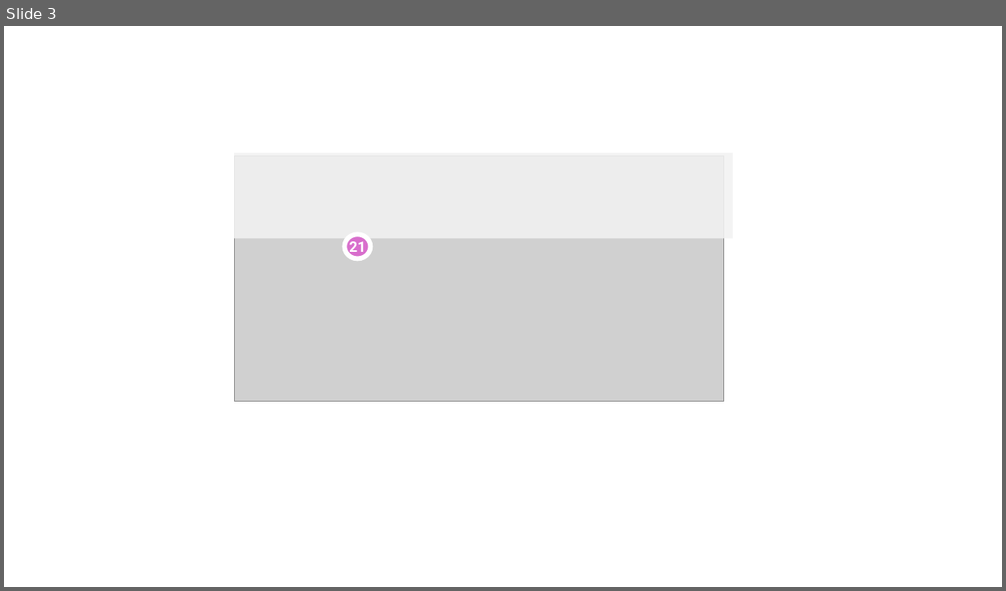
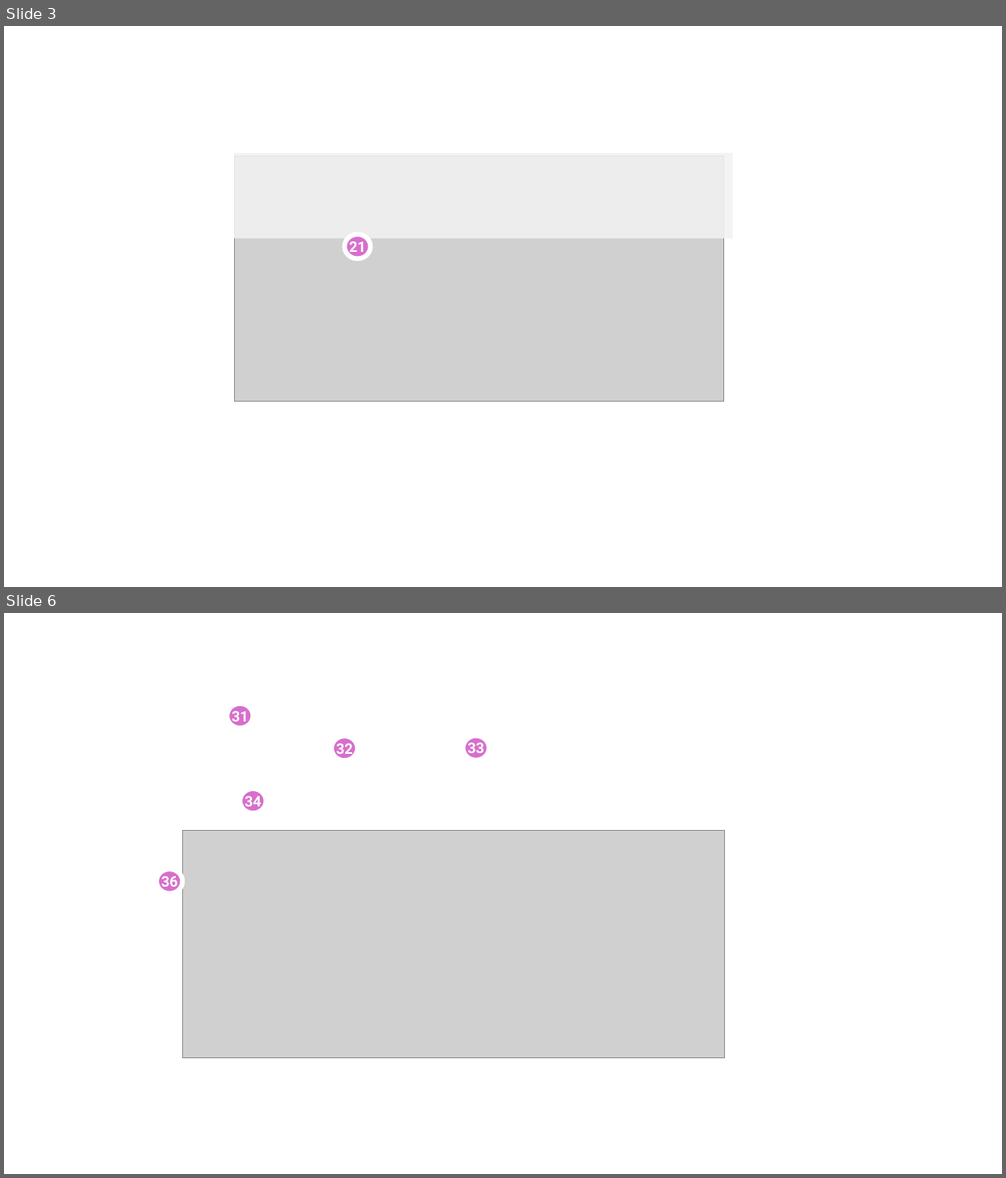
Before and after one commit to FastFurios/Lonely-Lobster, a slide deck: docu/LonelyLobsterDemo-labelled.pptx. Shown one above the other, each under a label of ours: slide 3 before the commit, slides 3 and 6 after it; the slides between them are not shown. The pictures are 1006x591 and 1006x1178 pixels, drawn with LibreOffice and Linux fonts; fonts in the diff are those of the drawing; grey boxes stand for pictures. Boxes give left, top, right and bottom in pixels: in the first picture for what was removed or moved away, otherwise in the second. Text is boxed around its words. In the diff, an @@ line names an element or a change of style, - is before the commit and + after.

```diff
--- a/docu/LonelyLobsterDemo-labelled.pptx
+++ b/docu/LonelyLobsterDemo-labelled.pptx
@@ slide 6 added at box(4, 613, 1002, 1174), background #FFFFFF @@
@@ ellipse added at box(227, 704, 253, 728), fill #D86ECC, outline #FFFFFF 4.5 pt, 14 pt, text #FFFFFF, bold @@
+31
@@ ellipse added at box(332, 736, 358, 761), fill #D86ECC, outline #FFFFFF 4.5 pt, 14 pt, text #FFFFFF, bold @@
+32
@@ ellipse added at box(463, 736, 489, 760), fill #D86ECC, outline #FFFFFF 4.5 pt, 14 pt, text #FFFFFF, bold @@
+33
@@ ellipse added at box(240, 789, 266, 814), fill #D86ECC, outline #FFFFFF 4.5 pt, 14 pt, text #FFFFFF, bold @@
+34
@@ picture added at box(183, 830, 725, 1058) @@
@@ ellipse added at box(157, 869, 183, 894), fill #D86ECC, outline #FFFFFF 4.5 pt, 14 pt, text #FFFFFF, bold @@
+36
```
Also in this commit, not shown: 3 other slides added, 5 other files.
